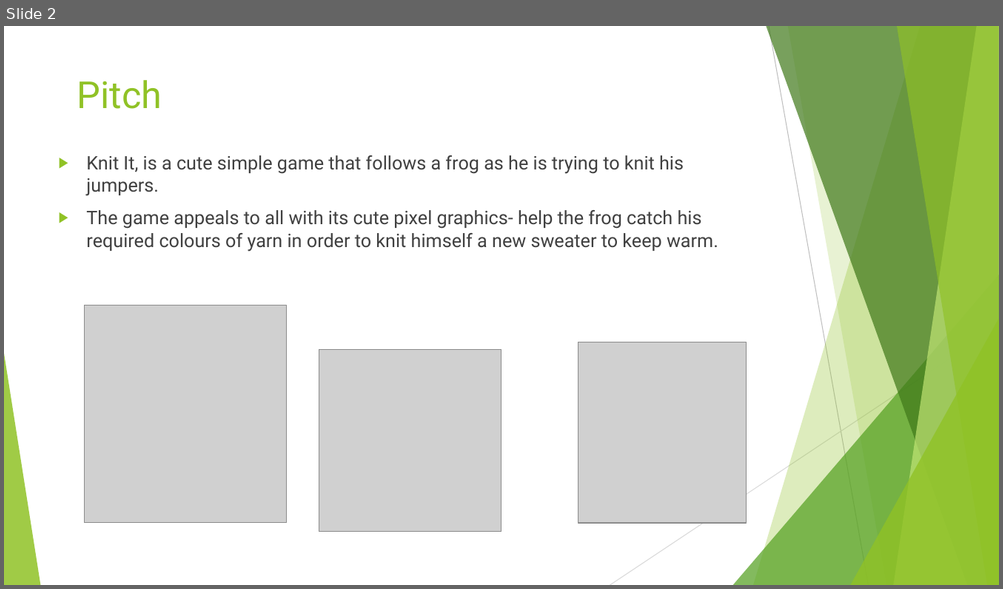
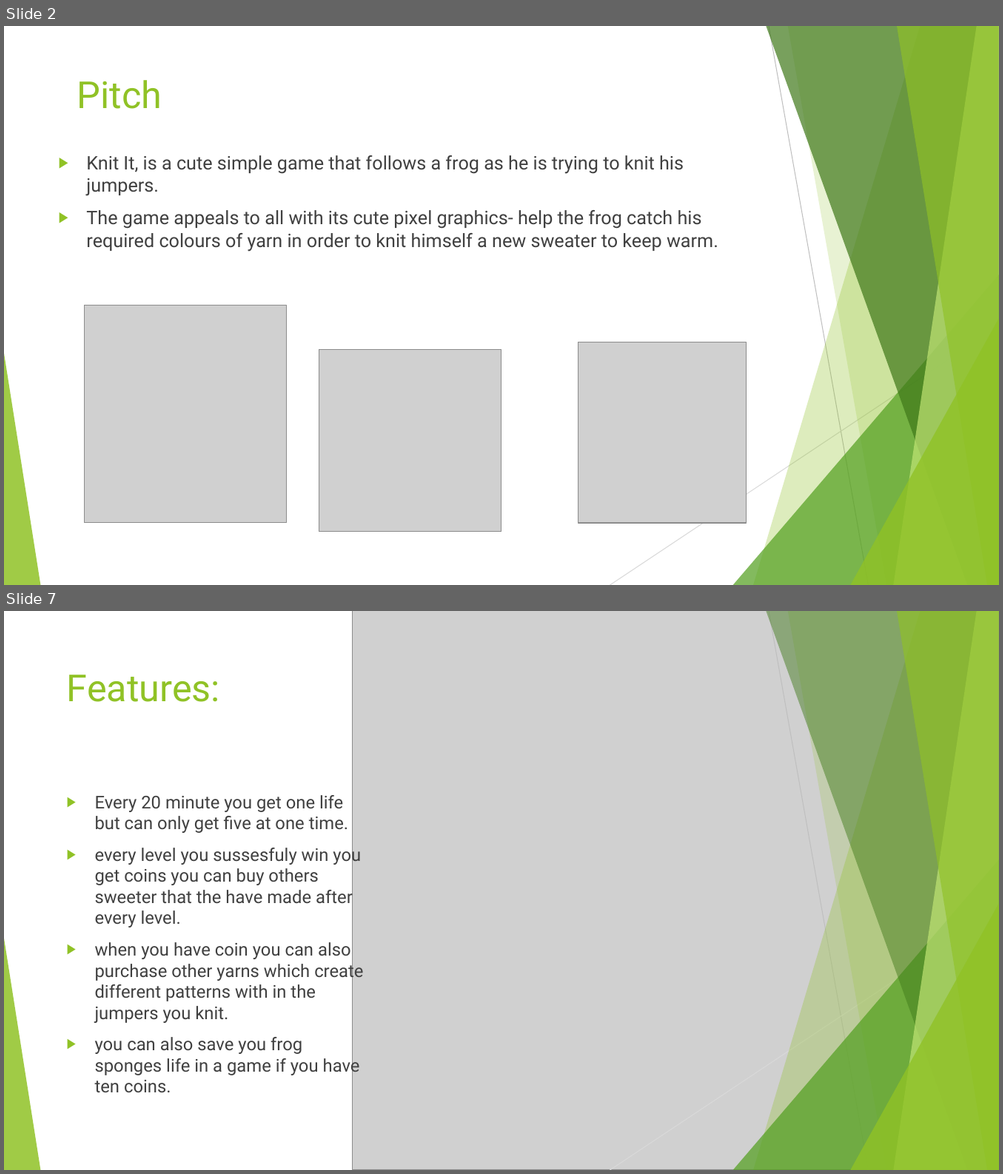
Before and after one commit to PeterLowe/concept3-ruslan-emma, a slide deck: Knit It.pptx. Shown one above the other, each under a label of ours: slide 2 before the commit, slides 2 and 7 after it; the slides between them are not shown. The pictures are 1003x589 and 1003x1174 pixels, drawn with LibreOffice and Linux fonts; fonts in the diff are those of the drawing; grey boxes stand for pictures. Boxes give left, top, right and bottom in pixels: in the first picture for what was removed or moved away, otherwise in the second. Text is boxed around its words. In the diff, an @@ line names an element or a change of style, - is before the commit and + after.

```diff
--- a/Knit It.pptx
+++ b/Knit It.pptx
@@ slide 7 added at [4, 611, 999, 1170], background #FFFFFF; not listed: 8 template elements that a slide beside it also shows @@
@@ picture added at [353, 611, 999, 1170] @@
@@ freeform shape added at [753, 611, 999, 1170], fill #90C226 at 30% opacity @@
@@ freeform shape added at [765, 611, 999, 1170], fill #3F7819 at 47% opacity @@
@@ line added from (768, 611) to (868, 1170), #BFBFBF 0.75 pt @@
@@ freeform shape added at [788, 611, 999, 1170], fill #90C226 at 20% opacity @@
@@ freeform shape added at [893, 611, 999, 1170], fill #C0E474 at 70% opacity @@
@@ freeform shape added at [896, 611, 999, 1170], fill #90C226 at 65% opacity @@
@@ title added at [67, 675, 220, 702], 36 pt, text #90C226 @@
+Features:
@@ text added at [95, 795, 363, 1093], 17 pt, text #404040 @@
+▶ Every 20 minute you get one life but can only get five at one time.
+▶ every level you sussesfuly win you get coins you can buy others sweeter that the have made after every level.
+▶ when you have coin you can also purchase other yarns which create different patterns with in the jumpers you knit.
+▶ you can also save you frog sponges life in a game if you have ten coins.
@@ triangle added at [733, 860, 999, 1170], fill #54A021 at 72% opacity @@
@@ line added from (999, 911) to (610, 1170), #D9D9D9 0.75 pt @@
@@ triangle added at [850, 904, 999, 1170], fill #90C226 at 80% opacity @@
```
Also in this commit, not shown: 4 other slides added.
